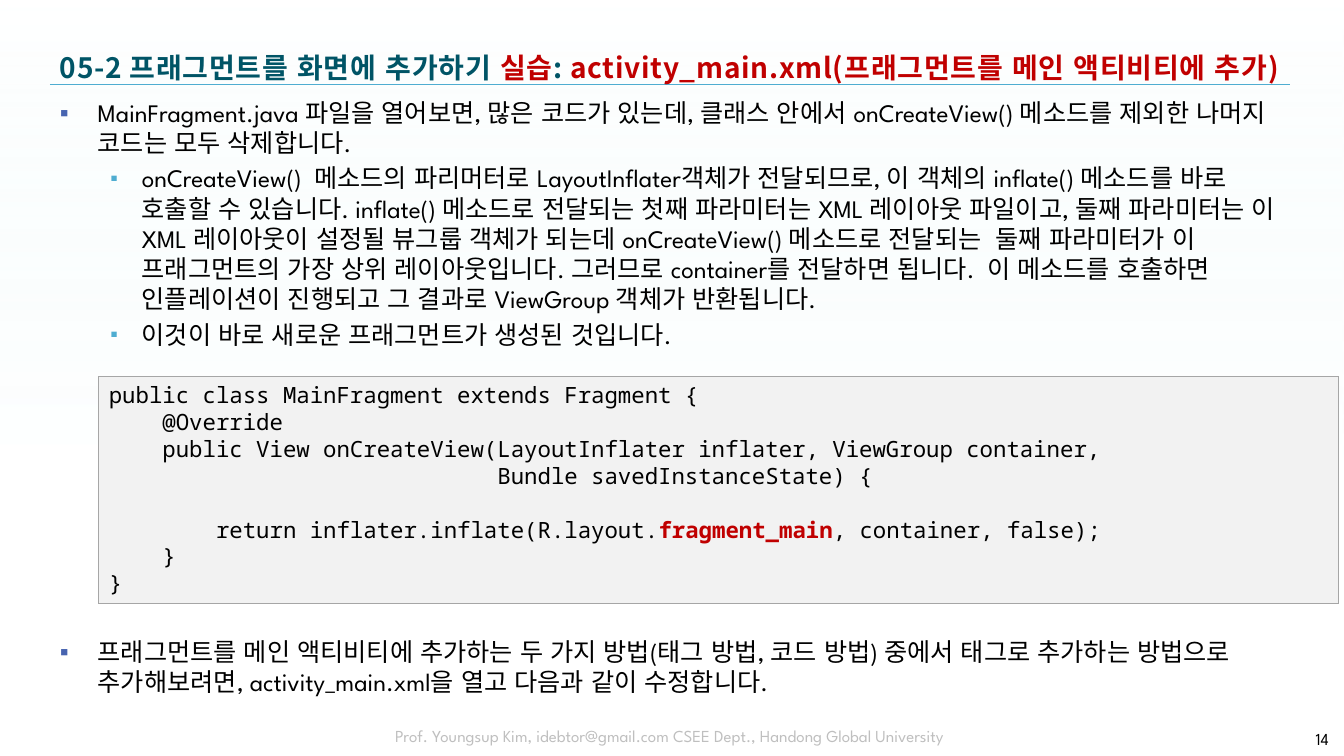
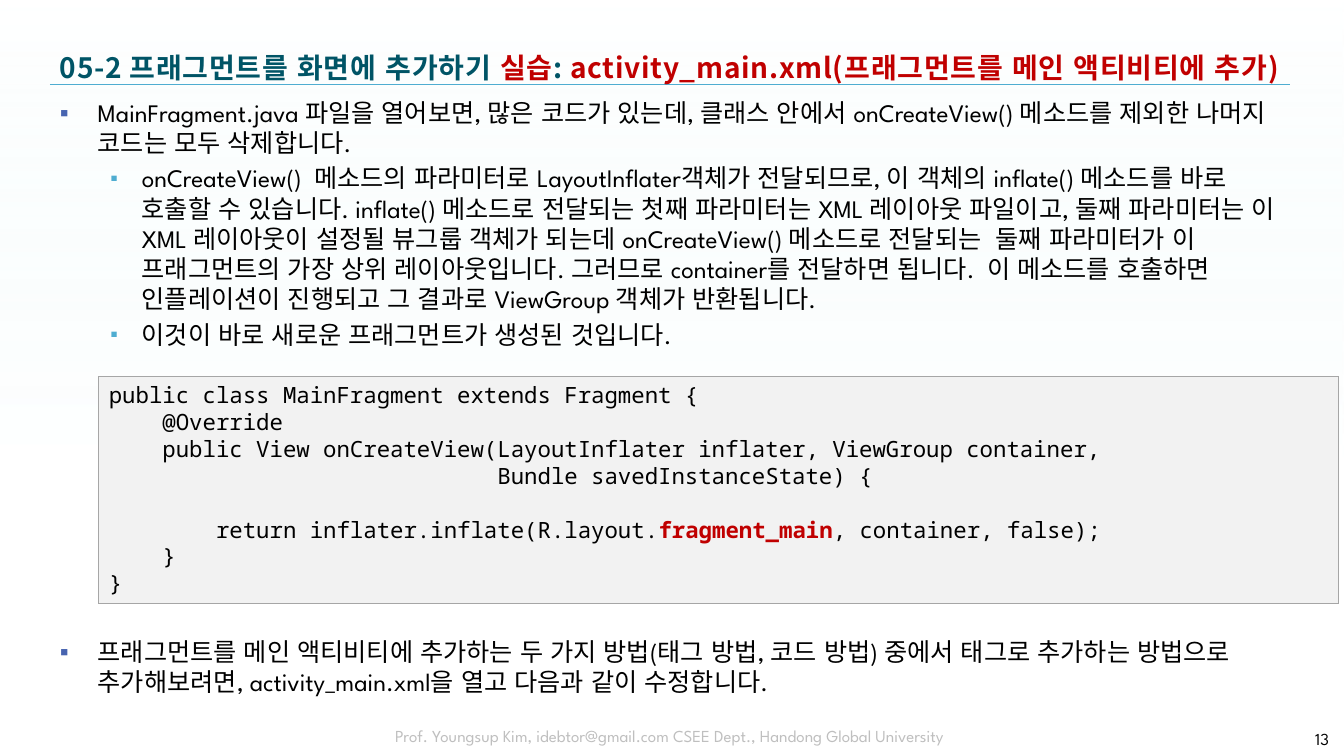
Before and after one commit to tae7841/HuStarAS, a slide deck: slide 13 of ppts/05Fragment.pptx (slide 14 before the commit). Drawn at 1344x756 pixels with LibreOffice and Linux fonts; fonts in the diff are those of the drawing; background and template pictures are left out. Boxes give left, top, right and bottom in pixels: in the first picture for what was removed or moved away, otherwise in the second. Text is boxed around its words. In the diff, an @@ line names an element or a change of style, - is before the commit and + after.

```diff
--- a/ppts/05Fragment.pptx
+++ b/ppts/05Fragment.pptx
@@ text at (142,166,1275,314): text changed @@
-  ▪ onCreateView() 메소드의 파리머터로 LayoutInflater객체가 전달되므로, 이 객체의 inflate() 메소드를 바로 호출할 수 있습니다. inflate() 메소드로 전달되는 첫째 파라미터는 XML 레이아웃 파일이고, 둘째 파라미터는 이 XML 레이아웃이 설정될 뷰그룹 객체가 되는데 onCreateView() 메소드로 전달되는 둘째 파라미터가 이 프래그먼트의 가장 상위 레이아웃입니다. 그러므로 container를 전달하면 됩니다. 이 메소드를 호출하면 인플레이션이 진행되고 그 결과로 ViewGroup 객체가 반환됩니다.
+  ▪ onCreateView() 메소드의 파라미터로 LayoutInflater객체가 전달되므로, 이 객체의 inflate() 메소드를 바로 호출할 수 있습니다. inflate() 메소드로 전달되는 첫째 파라미터는 XML 레이아웃 파일이고, 둘째 파라미터는 이 XML 레이아웃이 설정될 뷰그룹 객체가 되는데 onCreateView() 메소드로 전달되는 둘째 파라미터가 이 프래그먼트의 가장 상위 레이아웃입니다. 그러므로 container를 전달하면 됩니다. 이 메소드를 호출하면 인플레이션이 진행되고 그 결과로 ViewGroup 객체가 반환됩니다.
@@ page number at (1315,733,1329,745): text changed @@
-14
+13
```
Also in this commit, not shown: 6 other slides changed, 2 slides added, 1 other file.
